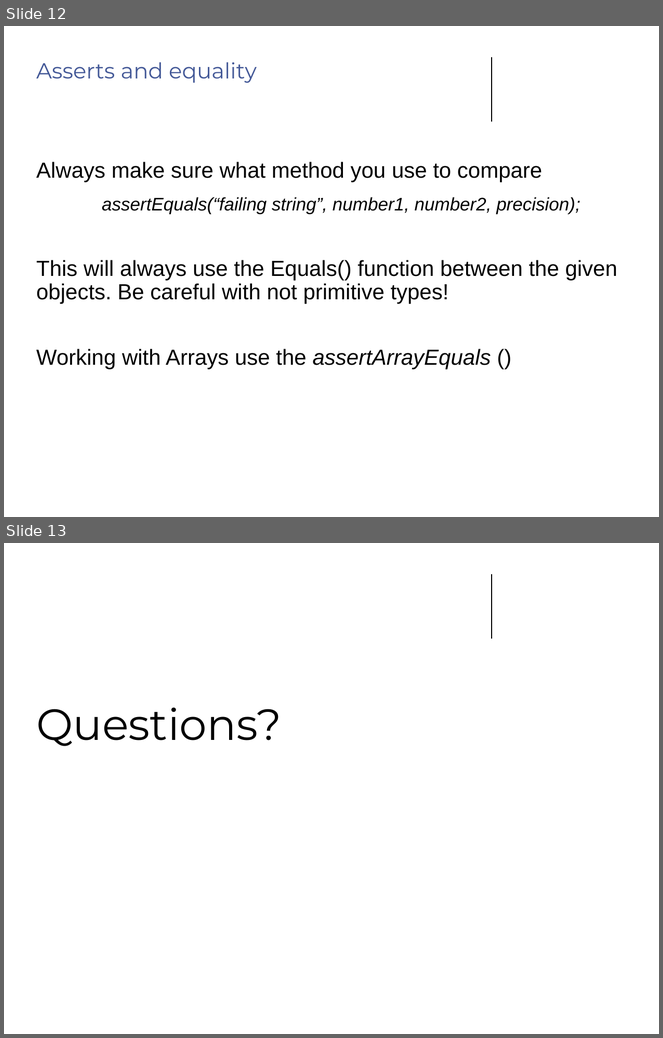
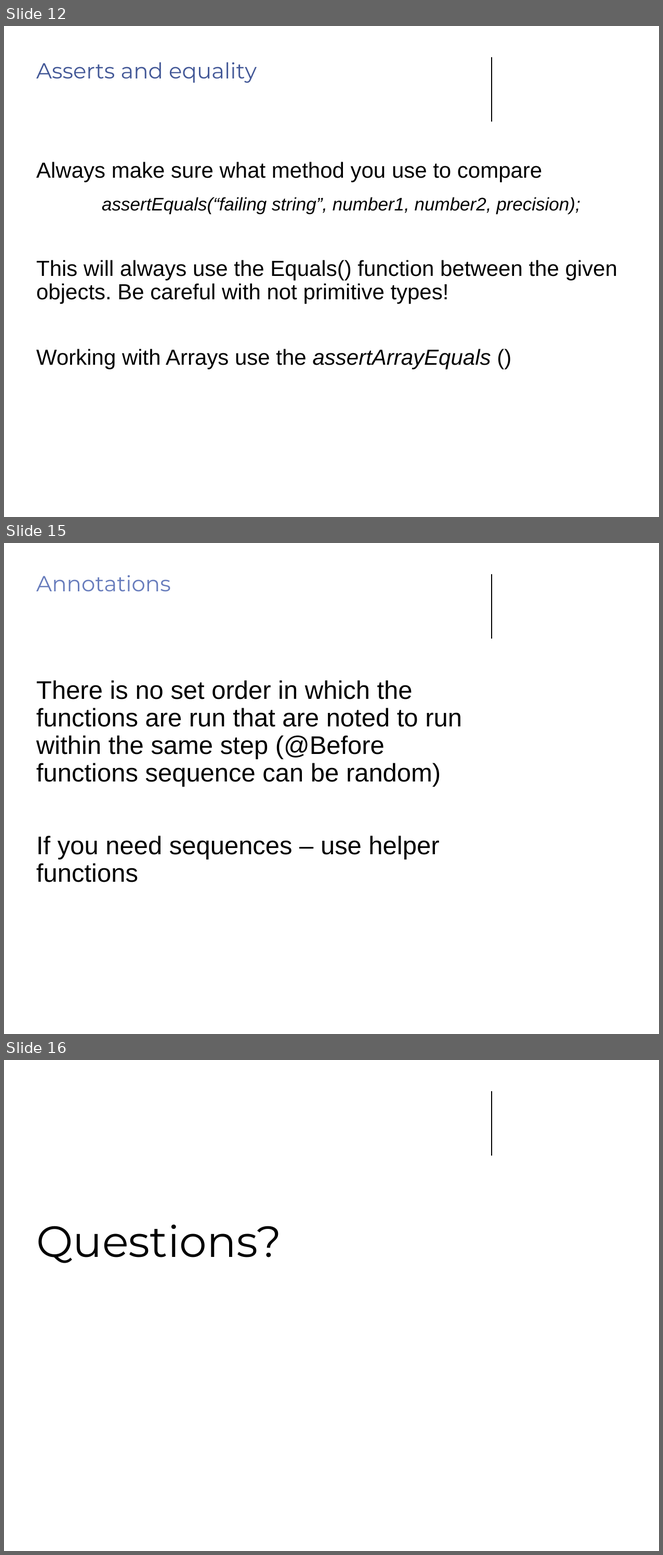
Before and after one commit to agrist/VUJUnitExamples, a slide deck: JUnitU.pptx. Shown one above the other, each under a label of ours: slides 12 and 13 before the commit, slides 12, 15 and 16 after it; the slides between them are not shown. The pictures are 663x1038 and 663x1555 pixels, drawn with LibreOffice and Linux fonts; fonts in the diff are those of the drawing; background and template pictures are left out. Boxes give left, top, right and bottom in pixels: in the first picture for what was removed or moved away, otherwise in the second. Text is boxed around its words. In the diff, an @@ line names an element or a change of style, - is before the commit and + after.

```diff
--- a/JUnitU.pptx
+++ b/JUnitU.pptx
@@ slide 15 added at (4, 543, 659, 1034), background picture (left out); not listed: 1 template element that a slide beside it also shows @@
@@ title added at (36, 575, 171, 591), 24 pt, text #677CBC @@
+Annotations
@@ text added at (36, 680, 462, 883), 28 pt, text #000000 @@
+There is no set order in which the functions are run that are noted to run within the same step (@Before functions sequence can be random)
+If you need sequences – use helper functions
@@ what was slide 13 is now slide 16 @@
```
Also in this commit, not shown: 2 other slides added, 2 other files.
